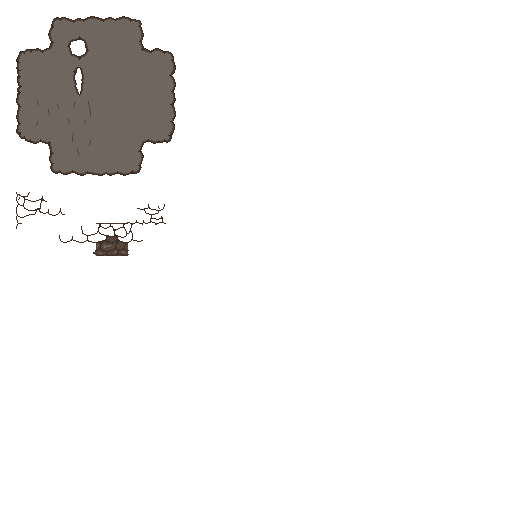
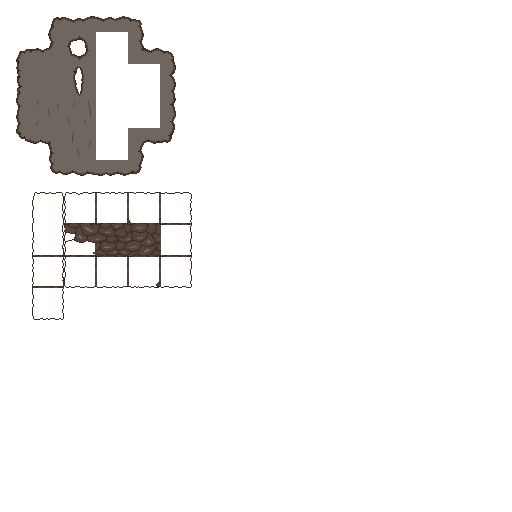
Layers edited between the first and the second 512x512 image:
painted on "Paint Layer 1 Merged" (2nd of 2) over left=16, top=32, right=192, bottom=320
